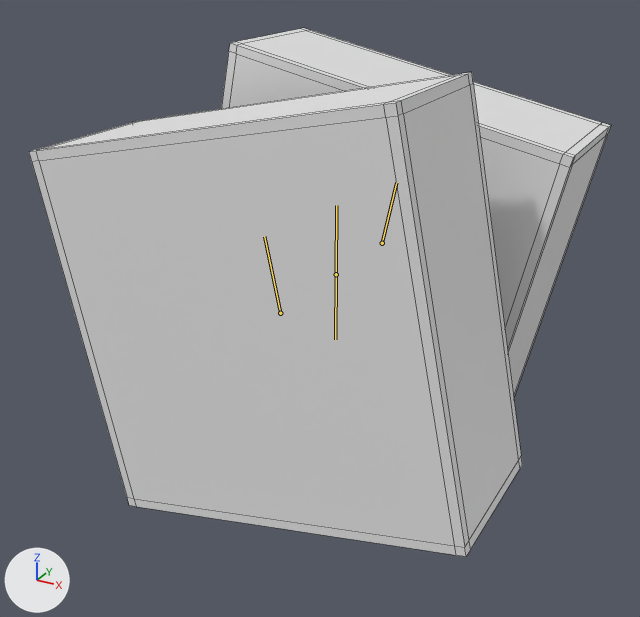
The FBX model Assets/Models/CubesAnimated/T-Fighter_Cube.fbx: old version first, new version second.
Rendered twice from a 50 mm lens placed at (1.072, -2.043, 0.909), pointed at (-0.022, -0.055, -0.086). The axes (+X, +Y, +Z) are drawn at lower left. The lights are the same throughout. Both versions are drawn at frame 59 of the action 'T-Fighter_Cube_01'; the numbers are the values there. The bones that bend it are drawn over the model as lines. Mesh edges are drawn as thin lines.

Objects in the first picture: 'T-Fighter_Cube'.
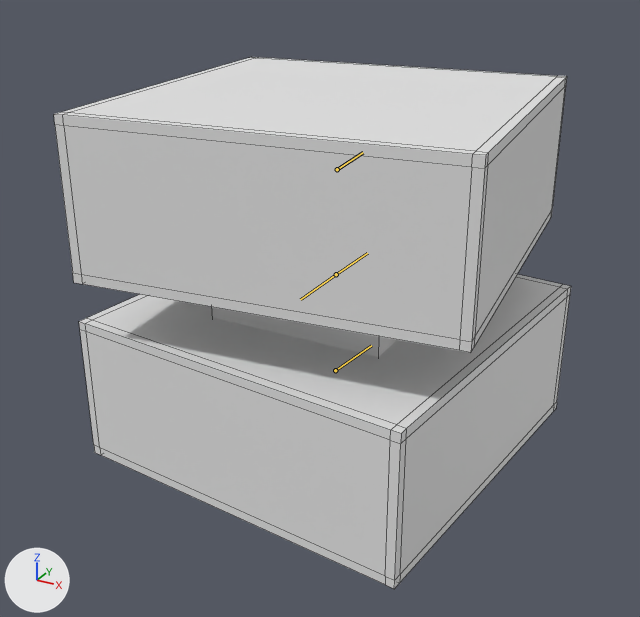
What differs and where, as boxes (x1, y1, x2, y2) in the pictures (640 x 617 px):
```json
{"object": "T-Fighter_Cube", "change": "posed", "before": [29, 28, 611, 557], "after": [54, 57, 571, 589], "on screen": "11% narrower"}
{"bone": "Bone", "before": "(336, 274) to (335, 339)", "after": "(336, 274) to (367, 253)"}
{"bone": "Bone.002", "before": "(382, 243) to (396, 182)", "after": "(337, 169) to (363, 152)"}
{"bone": "Bone.003", "before": "(280, 313) to (264, 236)", "after": "(335, 370) to (371, 345)"}
```

The change, as JSON lines over the scene's bpy script:
```json
{"block": "bone_bone", "where": "bone_bone = bpy.data.objects['Armature.005'].pose.bones['Bone']"}
{"op": "set", "path": "bone_bone.rotation_quaternion", "old": "(1.0, 0.0, 0.0, 0.0)", "new": "(0.707, 0.0, 0.0, -0.707)", "note": "degrees (0, 0, 0) -> degrees (0, 0, -90)"}
{"block": "bone_bone_002", "where": "bone_bone_002 = bpy.data.objects['Armature.005'].pose.bones['Bone.002']  # child of 'Bone'"}
{"op": "set", "path": "bone_bone_002.rotation_quaternion", "old": "(-0.995, 0.0, 0.0, 0.105)", "new": "(0.052, 0.0, 0.0, 0.999)", "note": "degrees (0, 0, -12) -> degrees (0, 0, 174)"}
{"block": "bone_bone_003", "where": "bone_bone_003 = bpy.data.objects['Armature.005'].pose.bones['Bone.003']  # child of 'Bone'"}
{"op": "set", "path": "bone_bone_003.rotation_quaternion", "old": "(-0.995, 0.0, 0.0, -0.105)", "new": "(0.052, 0.0, 0.0, -0.999)", "note": "degrees (0, 0, 12) -> degrees (0, 0, -174)"}
```
